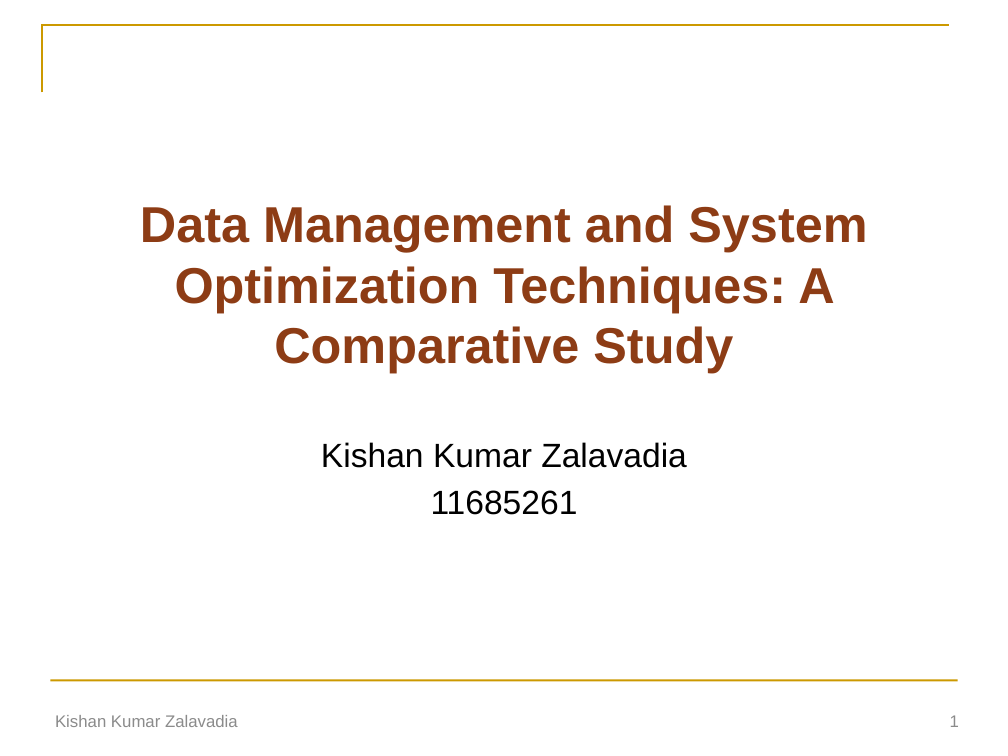
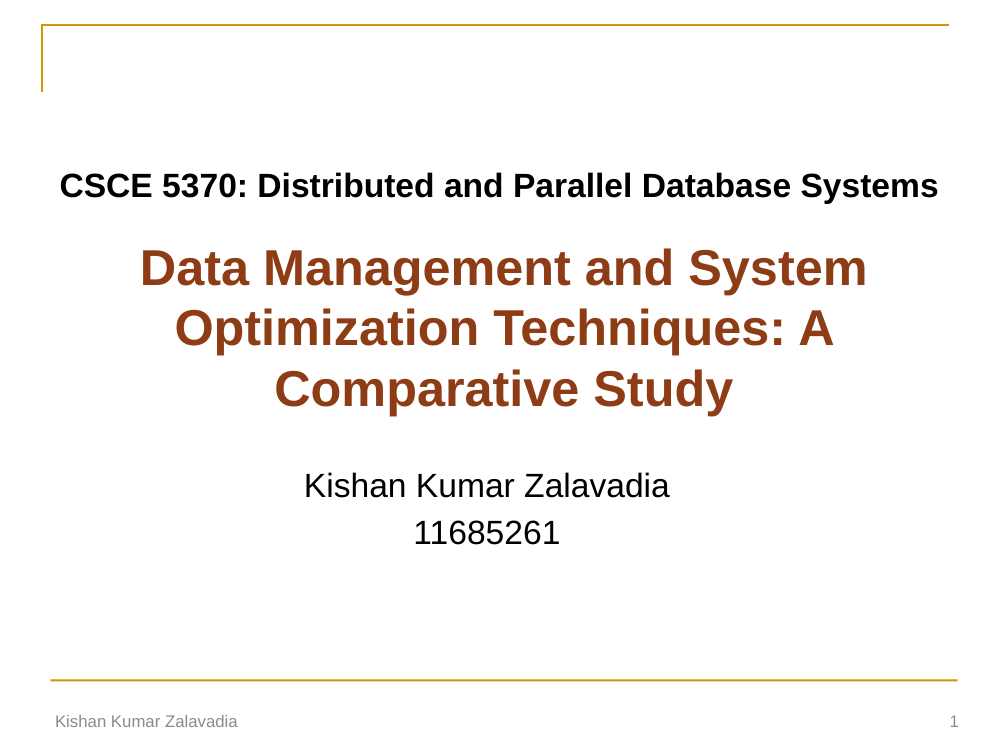
Before and after one commit to Kishan-Kumar-Zalavadia/Distributed_and_Parallel_Database_Systems_Term_Paper, a slide deck: slide 1 of presentation.pptx. Drawn at 1008x756 pixels with LibreOffice and Linux fonts; fonts in the diff are those of the drawing. Boxes give left, top, right and bottom in pixels: in the first picture for what was removed or moved away, otherwise in the second. Text is boxed around its words. In the diff, an @@ line names an element or a change of style, - is before the commit and + after.

```diff
--- a/presentation.pptx
+++ b/presentation.pptx
@@ text added at <box>60,172,939,204</box>, 24 pt, text #000000, bold @@
+CSCE 5370: Distributed and Parallel Database Systems
@@ title "Data Management and System Optimization ...": place and size @@
-title "Data Management and System Optimization ..." at <box>140,205,867,373</box>
+title "Data Management and System Optimization ..." at <box>140,248,867,416</box>
@@ subtitle "Kishan Kumar Zalavadia": place and size @@
-subtitle "Kishan Kumar Zalavadia" at <box>321,442,687,515</box>
+subtitle "Kishan Kumar Zalavadia" at <box>304,472,670,545</box>
```
